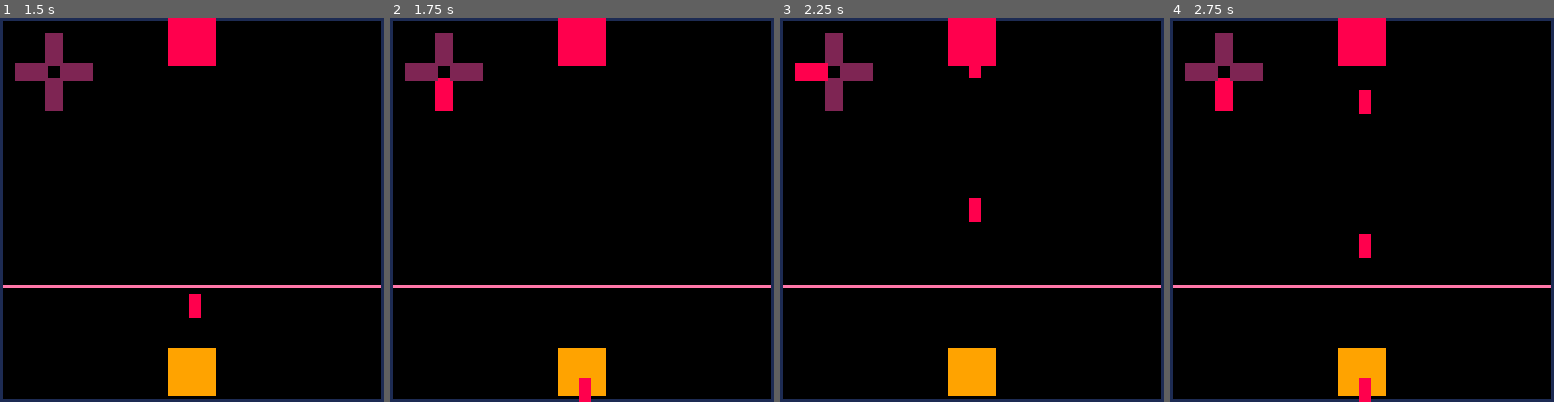
Above: before the commit, frames 1-4 (left to right).
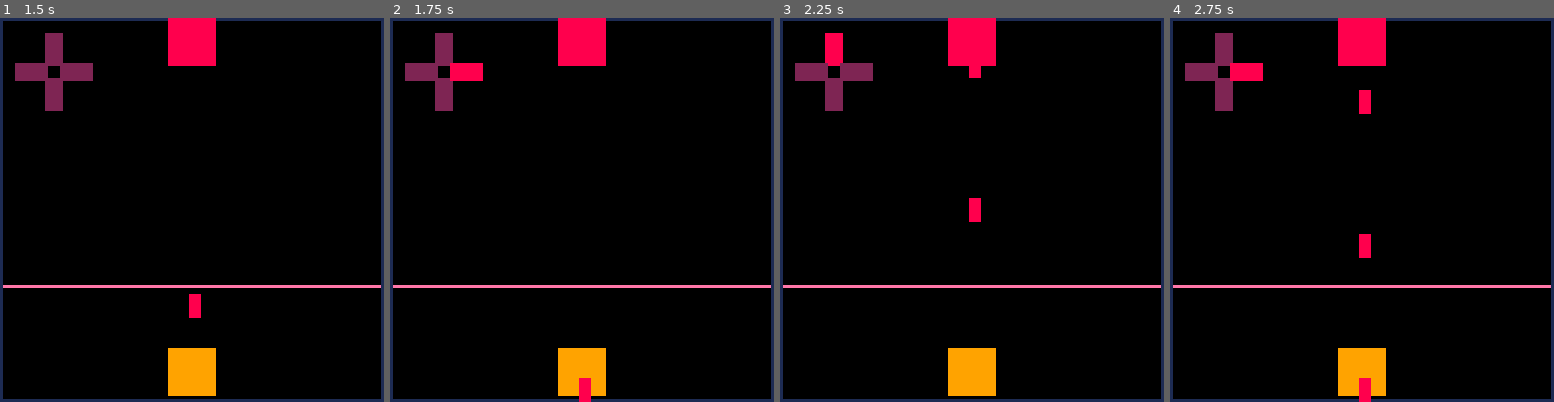
Above: after the commit, the same moments.

Repository: egitelma/pico_radio
Game: PICO-8 cartridge radio.p8
Two runs of this game, one before a commit and one after it. Both use one fixed random seed, a clock stepped at 60 frames per second and the inputs below.
Inputs:
- Up to frame 1 (1.5 s): tap O (Z key) at 0.7 s
- Up to frame 2 (1.75 s): hold Right from 1.6 s (still down); tap O (Z key) at 1.7 s
- Up to frame 3 (2.25 s): release Right at 2.1 s; tap O (Z key) at 2.1 s; hold Up from 2.15 s (still down)
- Up to frame 4 (2.75 s): release Up at 2.42 s; hold Right from 2.47 s (still down); tap O (Z key) at 2.5 s

Frame 1 is identical in both runs. In frame 2, 0.8% of the frame differs, in the area x 11-25%, y 11-25%; in frame 3, 0.8%; in frame 4, 0.8%.

Commit message:
fixed directions in button display lol

Diff:
--- a/radio.p8
+++ b/radio.p8
@@ -142,29 +142,25 @@
 function drawControls()
     -- key width: 5, height: 10
     -- draw up key in maroon
-    if(btn(0)) then
+    if(btn(2)) then
         rectfill(15, 5, 20, 15, 8)
     else
         rectfill(15, 5, 20, 15, 2)
     end
-    --rectfill(15, 5, 20, 15, 2)
     -- down key
-    --rectfill(15, 20, 20, 30, 2)
-    if(btn(1)) then
+    if(btn(3)) then
         rectfill(15, 20, 20, 30, 8)
     else
         rectfill(15, 20, 20, 30, 2)
     end
     -- left key
-    --rectfill(5, 15, 15, 20, 2)
-    if(btn(2)) then
+    if(btn(0)) then
         rectfill(5, 15, 15, 20, 8)
     else
         rectfill(5, 15, 15, 20, 2)
     end
     -- right key
-    --rectfill(20, 15, 30, 20, 2)
-    if(btn(3)) then
+    if(btn(1)) then
         rectfill(20, 15, 30, 20, 8)
     else
         rectfill(20, 15, 30, 20, 2)
